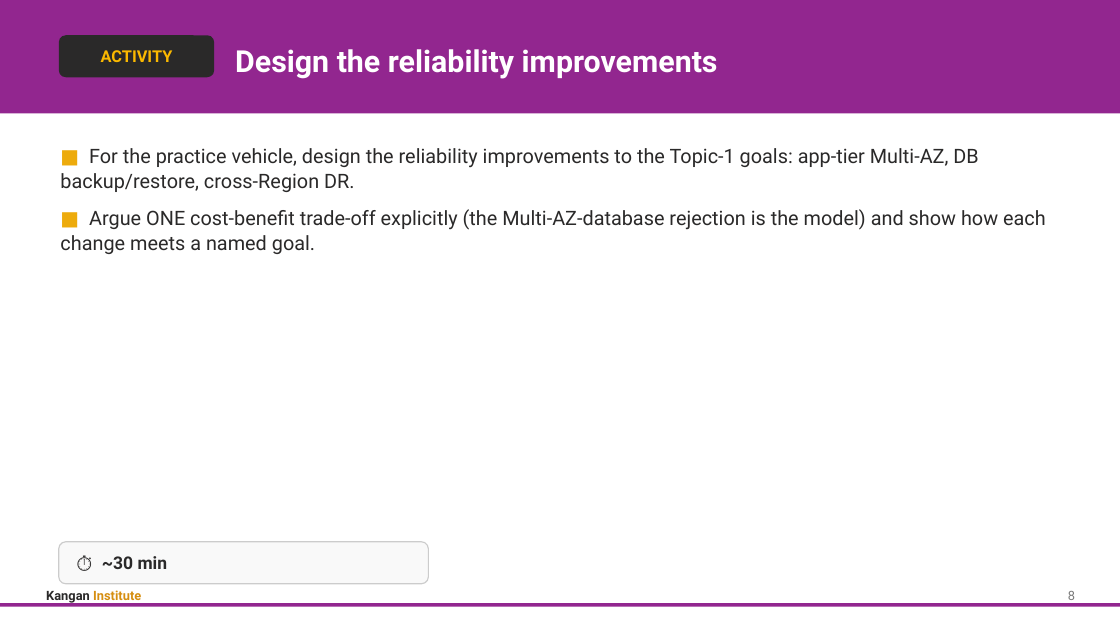
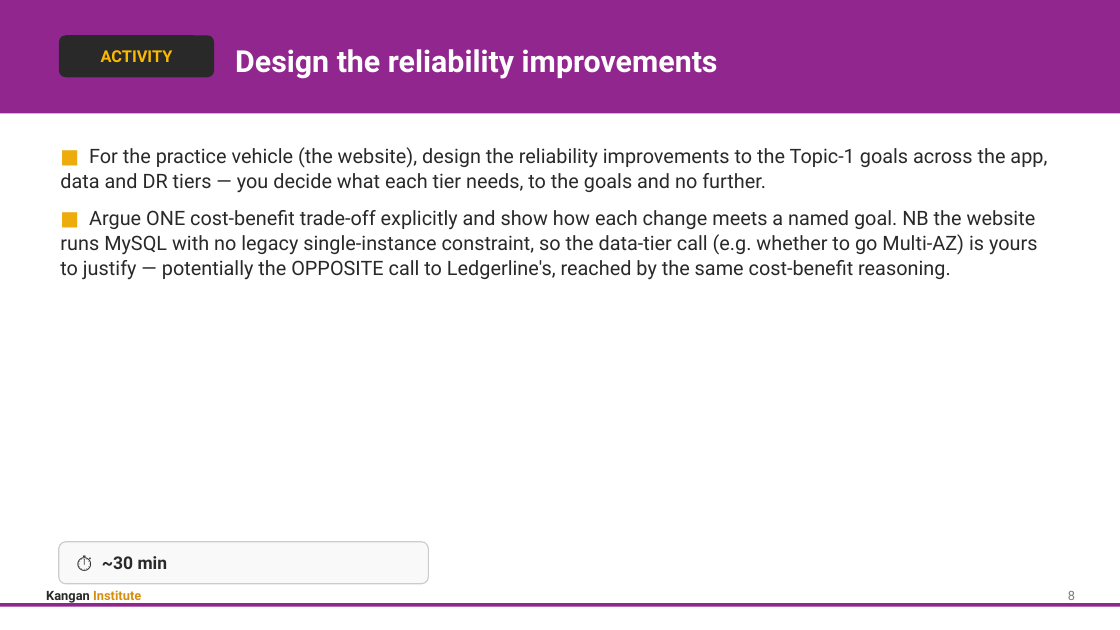
Before and after one commit to Digital-Initiatives-Kangan-Institute/diploma-cloud-cyber-content-s1, a slide deck: slide 10 of S1-CL3-Cloud-Infrastructure-Improvement/delivery/topic_02/Topic_02_Slides.pptx. Drawn at 1120x630 pixels with LibreOffice and Linux fonts; fonts in the diff are those of the drawing. Boxes give left, top, right and bottom in pixels: in the first picture for what was removed or moved away, otherwise in the second. Text is boxed around its words. In the diff, an @@ line names an element or a change of style, - is before the commit and + after.

```diff
--- a/S1-CL3-Cloud-Infrastructure-Improvement/delivery/topic_02/Topic_02_Slides.pptx
+++ b/S1-CL3-Cloud-Infrastructure-Improvement/delivery/topic_02/Topic_02_Slides.pptx
@@ text at (60,147,1047,280): text changed @@
-■ For the practice vehicle, design the reliability improvements to the Topic-1 goals: app-tier Multi-AZ, DB backup/restore, cross-Region DR.
-■ Argue ONE cost-benefit trade-off explicitly (the Multi-AZ-database rejection is the model) and show how each change meets a named goal.
+■ For the practice vehicle (the website), design the reliability improvements to the Topic-1 goals across the app, data and DR tiers — you decide what each tier needs, to the goals and no further.
+■ Argue ONE cost-benefit trade-off explicitly and show how each change meets a named goal. NB the website runs MySQL with no legacy single-instance constraint, so the data-tier call (e.g. whether to go Multi-AZ) is yours to justify — potentially the OPPOSITE call to Ledgerline's, reached by the same cost-benefit reasoning.
```
Also in this commit, not shown: 6 other files.
